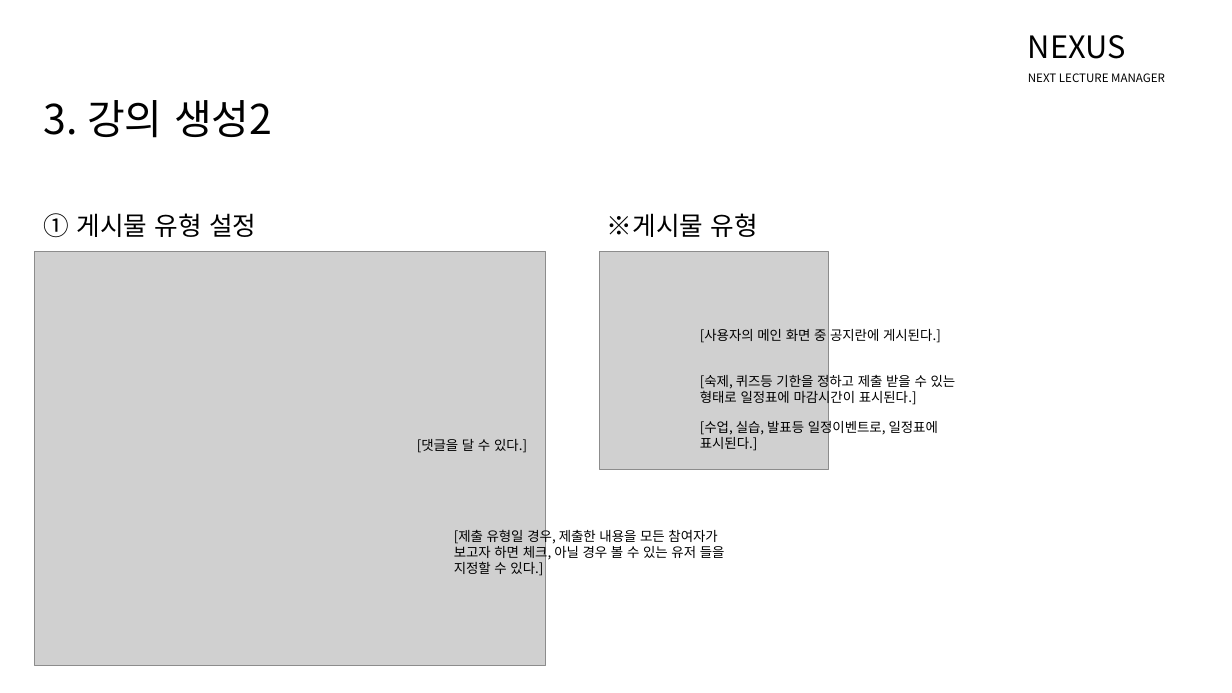
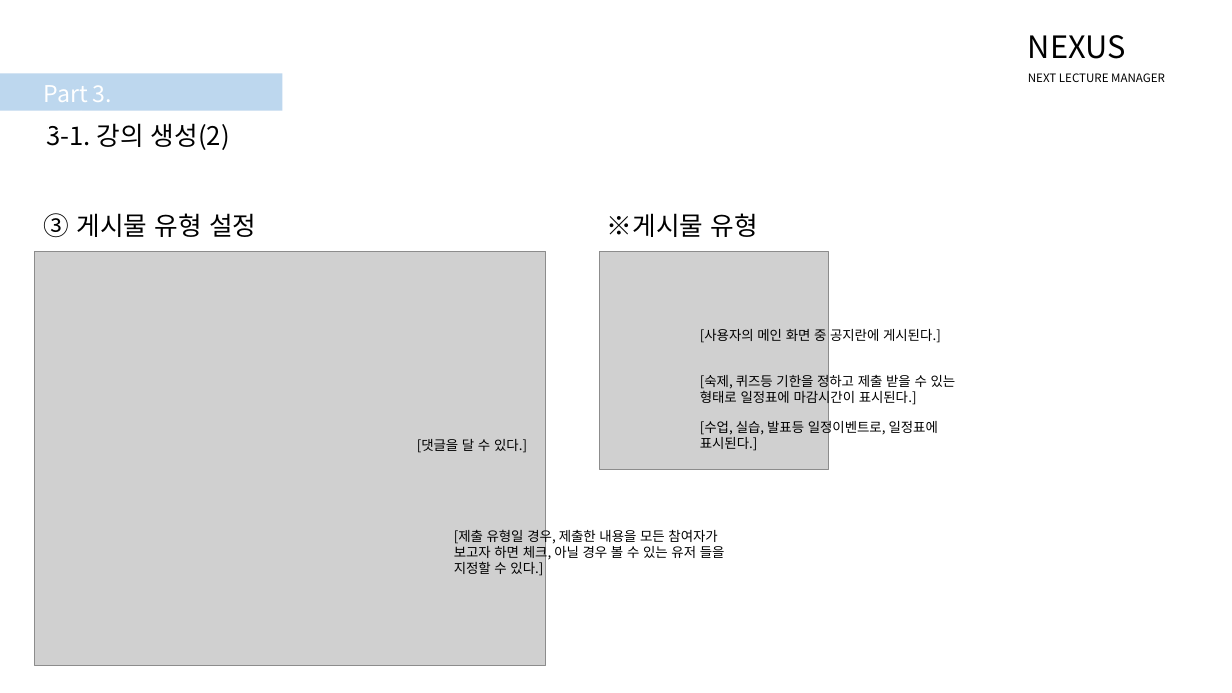
Before and after one commit to NHNNEXT/2015-03-REAL-TUTU, a slide deck: slide 13 of Nexus.pptx (slide 8 before the commit). Drawn at 1232x693 pixels with LibreOffice and Linux fonts; fonts in the diff are those of the drawing; grey boxes stand for pictures. Boxes give left, top, right and bottom in pixels: in the first picture for what was removed or moved away, otherwise in the second. Text is boxed around its words. In the diff, an @@ line names an element or a change of style, - is before the commit and + after.

```diff
--- a/Nexus.pptx
+++ b/Nexus.pptx
@@ rectangle added at <box>0,74,282,111</box>, fill #BDD7EE @@
@@ text added at <box>44,85,112,135</box>, 18 pt, text #FFFFFF @@
+Part 3. 강의
@@ text at <box>46,123,230,150</box>: text changed; size 32 to 20 pt @@
-3. 강의 생성2
+3-1. 강의 생성(2)
@@ text at <box>44,213,256,238</box>: text changed @@
-① 게시물 유형 설정
+③ 게시물 유형 설정
```
Also in this commit, not shown: 17 other slides changed, 10 slides added, 2 other files.
